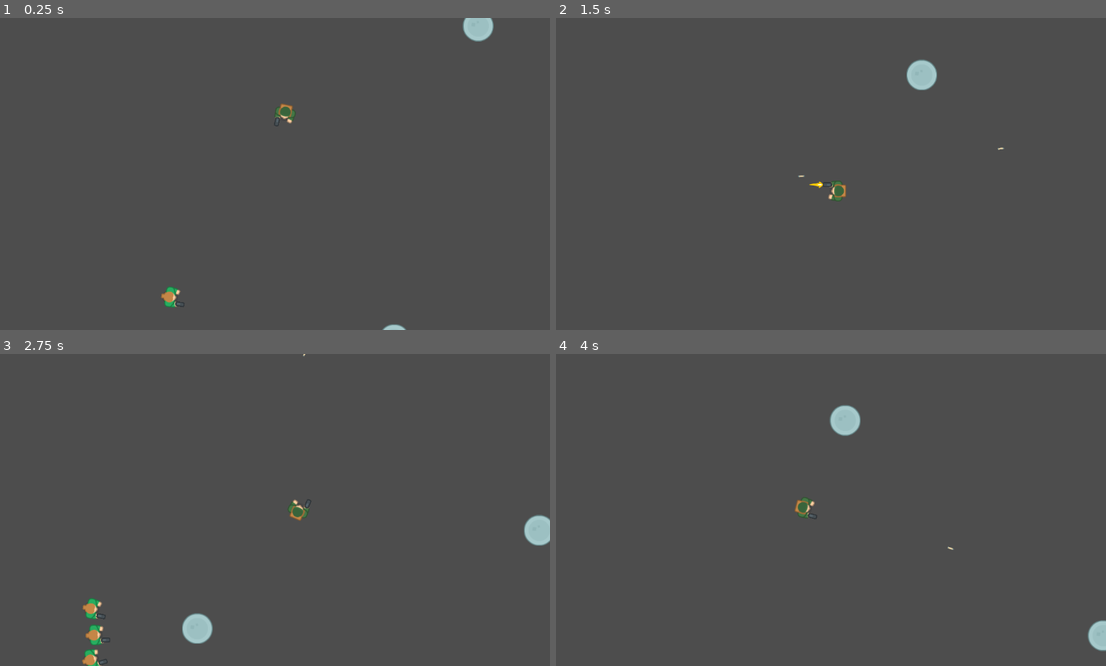
Above: before the commit, frames 1-4 (two rows, left to right).
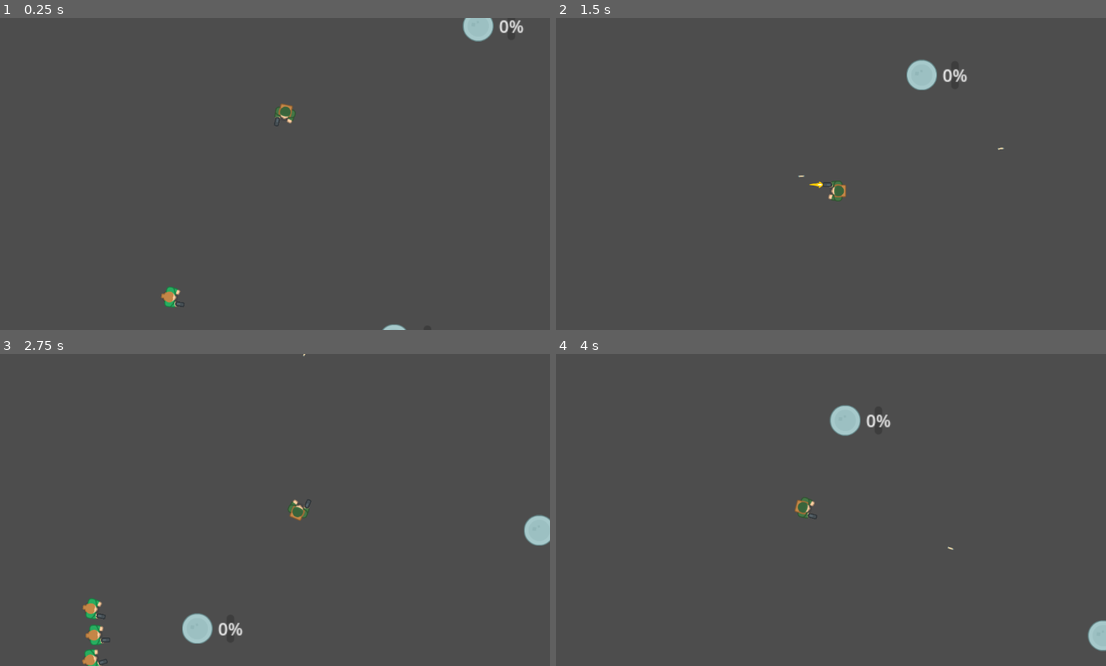
Above: after the commit, the same moments.

Repository: ZeromaXHe/MyGitRepository
Game: Godot game, scene res://scenes/main.tscn
The game is run twice, just before and just after one commit, with the same random seed, the same clock (stepped at 60 frames per second) and the same inputs.
Inputs (mouse positions are in pixels of both pictures, inside the frame that each line leads up to):
- Up to frame 1 (0.25 s): no input
- Up to frame 2 (1.5 s): move the mouse to (952, 158) at 0.52 s; hold D (right) 0.53-1.28 s; click (952, 158) at 0.6 s; move the mouse to (715, 189) at 1.27 s; hold S (down) from 1.28 s (still down); click (715, 189) at 1.35 s
- Up to frame 3 (2.75 s): move the mouse to (330, 441) at 2.02 s; release S (down) at 2.03 s; hold D (right) from 2.03 s (still down); click (330, 441) at 2.1 s
- Up to frame 4 (4 s): move the mouse to (798, 572) at 2.77 s; release D (right) at 2.78 s; hold W (up) 2.78-3.53 s; click (798, 572) at 2.85 s; move the mouse to (996, 556) at 3.52 s; hold A (left) from 3.53 s (still down); click (996, 556) at 3.6 s

The runs differ from the first frame. In frame 1, 0.1% of the frame differs, in the area x 90-96%, y 0-5%; in frame 2, 0.1%, in the area x 70-75%, y 16-21%; in frame 3, 0.1%; in frame 4, 0.1%.

Commit message:
refactor(GodotDemo): GodotProjects 俯视角射击游戏 - Team 相关重构; 占领基地算法修改，显示占领进度

Diff:
--- a/GodotDemo/GodotProjects/scenes/ally.tscn
+++ b/GodotDemo/GodotProjects/scenes/ally.tscn
@@ -28,4 +28,4 @@
 [node name="AI" parent="." instance=ExtResource("5_lgu5r")]
 
 [node name="Team" parent="." instance=ExtResource("6_r3vll")]
-team = 1
+side = 1
--- a/GodotDemo/GodotProjects/scenes/capturable_base.tscn
+++ b/GodotDemo/GodotProjects/scenes/capturable_base.tscn
@@ -19,10 +19,14 @@
 
 [node name="Team" parent="." instance=ExtResource("3_lll4i")]
 
-[node name="CaptureTimer" type="Timer" parent="."]
-wait_time = 5.0
-one_shot = true
+[node name="ProgressBar" type="ProgressBar" parent="."]
+offset_left = 61.0
+offset_top = -29.0
+offset_right = 68.0
+offset_bottom = -2.0
+scale = Vector2(2.22321, 2.15586)
+value = 50.0
+fill_mode = 2
 
 [connection signal="body_entered" from="." to="." method="_on_body_entered"]
 [connection signal="body_exited" from="." to="." method="_on_body_exited"]
-[connection signal="timeout" from="CaptureTimer" to="." method="_on_capture_timer_timeout"]
--- a/GodotDemo/GodotProjects/scenes/enemy.tscn
+++ b/GodotDemo/GodotProjects/scenes/enemy.tscn
@@ -28,4 +28,4 @@
 [node name="AI" parent="." instance=ExtResource("5_sajmh")]
 
 [node name="Team" parent="." instance=ExtResource("6_qytbh")]
-team = 2
+side = 2
--- a/GodotDemo/GodotProjects/scenes/main.tscn
+++ b/GodotDemo/GodotProjects/scenes/main.tscn
@@ -580,12 +580,12 @@
 script = ExtResource("3_fdg2q")
 
 [node name="AllyMapAI" parent="." instance=ExtResource("6_sp66p")]
-team_name = 1
+team_side = 1
 unit_scene = ExtResource("5_gi44o")
 
 [node name="EnemyMapAI" parent="." instance=ExtResource("6_sp66p")]
 base_capture_start_order = 1
-team_name = 2
+team_side = 2
 unit_scene = ExtResource("4_eaets")
 
 [node name="AllyRespawnPoints" type="Node2D" parent="."]
--- a/GodotDemo/GodotProjects/scenes/map_ai.tscn
+++ b/GodotDemo/GodotProjects/scenes/map_ai.tscn
@@ -7,7 +7,6 @@
 script = ExtResource("1_f7qel")
 
 [node name="Team" parent="." instance=ExtResource("2_6n0g7")]
-team = 1
 
 [node name="UnitContainer" type="Node2D" parent="."]
 
--- a/GodotDemo/GodotProjects/scenes/player.tscn
+++ b/GodotDemo/GodotProjects/scenes/player.tscn
@@ -12,6 +12,7 @@
 
 [node name="Player" type="CharacterBody2D" groups=["player"]]
 script = ExtResource("1_mu2a5")
+speed = null
 
 [node name="BodyImg" type="Sprite2D" parent="."]
 texture = ExtResource("2_tgrye")
@@ -25,6 +26,6 @@
 position = Vector2(15, 13)
 
 [node name="Team" parent="." instance=ExtResource("5_ywvu5")]
-team = 1
+side = 1
 
 [node name="CameraTransform" type="RemoteTransform2D" parent="."]
--- a/GodotDemo/GodotProjects/scripts/actor.gd
+++ b/GodotDemo/GodotProjects/scripts/actor.gd
@@ -14,8 +14,8 @@
 
 
 func _ready():
-	ai.initialize(self, weapon, team.team)
-	weapon.initialize(team.team)
+	ai.initialize(self, weapon, team.side)
+	weapon.initialize(team.side)
 
 
 func rotate_toward(location: Vector2) -> float:
@@ -37,8 +37,8 @@
 	return global_position.distance_to(location) < 5
 
 
-func get_team() -> Team.TeamName:
-	return team.team
+func get_team() -> Team.Side:
+	return team.side
 
 
 func handle_hit(bullet: Bullet):
--- a/GodotDemo/GodotProjects/scripts/ai.gd
+++ b/GodotDemo/GodotProjects/scripts/ai.gd
@@ -18,7 +18,7 @@
 var actor: Actor = null
 var target: CharacterBody2D = null
 var weapon: Weapon = null
-var team: Team.TeamName = -1
+var team_side: Team.Side = -1
 
 # 巡逻状态使用
 var origin: Vector2 = Vector2.ZERO
@@ -67,10 +67,10 @@
 			print("Error: a unexpected state")
 
 
-func initialize(actor: CharacterBody2D, weapon: Weapon, team: Team.TeamName):
+func initialize(actor: CharacterBody2D, weapon: Weapon, team_side: Team.Side):
 	self.actor = actor
 	self.weapon = weapon
-	self.team = team
+	self.team_side = team_side
 
 	weapon.weapon_out_of_ammo.connect(handle_reload)
 
@@ -97,7 +97,7 @@
 
 func _on_detection_zone_body_entered(body: Node):
 	print("detected body entered!")
-	if body.has_method("get_team") and body.get_team() != team:
+	if body.has_method("get_team") and body.get_team() != team_side:
 		set_state(State.ENGAGE)
 		target = body
 
--- a/GodotDemo/GodotProjects/scripts/bullet.gd
+++ b/GodotDemo/GodotProjects/scripts/bullet.gd
@@ -6,7 +6,7 @@
 @export var damage: int = 10
 
 var direction := Vector2.ZERO
-var team: Team.TeamName = -1
+var team_side: Team.Side = -1
 
 func _physics_process(delta):
 	if direction != Vector2.ZERO:
@@ -25,6 +25,6 @@
 
 func _on_body_entered(body: Node):
 	if body.has_method("handle_hit"):
-		if body.has_method("get_team") and body.get_team() != team:
+		if body.has_method("get_team") and body.get_team() != team_side:
 			body.handle_hit(self)
 		queue_free()
--- a/GodotDemo/GodotProjects/scripts/bullet_manager.gd
+++ b/GodotDemo/GodotProjects/scripts/bullet_manager.gd
@@ -2,8 +2,8 @@
 extends Node2D
 
 
-func handle_bullet_spawned(bullet: Bullet, team: Team.TeamName, posi, direction):
+func handle_bullet_spawned(bullet: Bullet, team_side: Team.Side, posi, direction):
 	bullet.global_position = posi
 	bullet.set_direction(direction)
-	bullet.team = team
+	bullet.team_side = team_side
 	add_child(bullet)
--- a/GodotDemo/GodotProjects/scripts/capturable_base.gd
+++ b/GodotDemo/GodotProjects/scripts/capturable_base.gd
@@ -1,74 +1,86 @@
 extends Area2D
 class_name CapturableBase
 
-signal base_captured(new_team: Team.TeamName)
+signal base_captured(new_team: Team.Side)
 
 @export var neutral_color: Color = Color(1, 1, 1)
 @export var player_color: Color = Color(0, 1, 0)
 @export var enemy_color: Color = Color(0, 0.5, 1)
 
-@onready var team = $Team
-@onready var capture_timer = $CaptureTimer
-@onready var sprite_2d = $Sprite2D
+@onready var team: Team = $Team
+@onready var sprite_2d: Sprite2D = $Sprite2D
+@onready var progress_bar: ProgressBar = $ProgressBar
 
 var player_unit_count: int = 0
 var enemy_unit_count: int = 0
-var team_to_capture: Team.TeamName = Team.TeamName.NEUTRAL
+var team_to_capture: Team.Side = Team.Side.NEUTRAL
+# 对应多少秒后占领目的地
+var max_occupy_progress: float = 8.0
+var occupy_progress: float = 0.0
+
+func _ready() -> void:
+	progress_bar.max_value = max_occupy_progress
+	progress_bar.set_value_no_signal(occupy_progress)
+
+
+func _process(delta: float) -> void:
+	var majority_team: Team.Side = get_team_with_majority()
+	if majority_team == Team.Side.NEUTRAL:
+		return
+	var diff_abs = abs(player_unit_count - enemy_unit_count)
+	if majority_team == team_to_capture:
+		# 将要占领方占优，增加占领进度
+		occupy_progress = min(occupy_progress + delta * diff_abs, max_occupy_progress);
+		if (occupy_progress == max_occupy_progress):
+			set_team(majority_team)
+	else:
+		# 抵抗占领方占优，扣减占领进度
+		occupy_progress -= delta;
+		if (occupy_progress < 0):
+			team_to_capture = majority_team
+			occupy_progress = -occupy_progress
+			progress_bar.modulate = get_color(majority_team)
+	progress_bar.set_value_no_signal(occupy_progress)
+
 
 func _on_body_entered(body: Node2D) -> void:
 	if body.has_method("get_team"):
 		var body_team = body.get_team()
-		if body_team == Team.TeamName.ENEMY:
+		if body_team == Team.Side.ENEMY:
 			enemy_unit_count += 1
-		elif body_team == Team.TeamName.PLAYER:
+		elif body_team == Team.Side.PLAYER:
 			player_unit_count += 1
-		check_whether_base_can_be_captured()
 
 
 func _on_body_exited(body: Node2D) -> void:
 	if body.has_method("get_team"):
 		var body_team = body.get_team()
-		if body_team == Team.TeamName.ENEMY:
+		if body_team == Team.Side.ENEMY:
 			enemy_unit_count -= 1
-		elif body_team == Team.TeamName.PLAYER:
+		elif body_team == Team.Side.PLAYER:
 			player_unit_count -= 1
-		check_whether_base_can_be_captured()
 
 
-func check_whether_base_can_be_captured():
-	var majority_team = get_team_with_majority()
-	if majority_team == Team.TeamName.NEUTRAL:
-		return
-	if majority_team == team.team:
-		print("reinforcement, stop capture timer")
-		team_to_capture = Team.TeamName.NEUTRAL
-		capture_timer.stop()
+func get_team_with_majority() -> Team.Side:
+	if enemy_unit_count == player_unit_count:
+		return Team.Side.NEUTRAL
+	elif enemy_unit_count > player_unit_count:
+		return Team.Side.ENEMY
 	else:
-		print("base under attack, start capture timer")
-		team_to_capture = majority_team
-		capture_timer.start()
+		return Team.Side.PLAYER
 
 
-func get_team_with_majority() -> Team.TeamName:
-	if enemy_unit_count == player_unit_count:
-		return Team.TeamName.NEUTRAL
-	elif enemy_unit_count > player_unit_count:
-		return Team.TeamName.ENEMY
-	else:
-		return Team.TeamName.PLAYER
+func set_team(new_team: Team.Side):
+	team.side = new_team
+	base_captured.emit(new_team)
+	sprite_2d.modulate = get_color(new_team)
 
 
-func set_team(new_team: Team.TeamName):
-	team.team = new_team
-	base_captured.emit(new_team)
-	match new_team:
-		Team.TeamName.NEUTRAL:
-			sprite_2d.modulate = neutral_color
-		Team.TeamName.ENEMY:
-			sprite_2d.modulate = enemy_color
-		Team.TeamName.PLAYER:
-			sprite_2d.modulate = player_color
-
-
-func _on_capture_timer_timeout() -> void:
-	set_team(team_to_capture)
+func get_color(team_side: Team.Side) -> Color:
+	match team_side:
+		Team.Side.ENEMY:
+			return enemy_color
+		Team.Side.PLAYER:
+			return player_color
+		_:
+			return neutral_color
--- a/GodotDemo/GodotProjects/scripts/global_signals.gd
+++ b/GodotDemo/GodotProjects/scripts/global_signals.gd
@@ -1,3 +1,3 @@
 extends Node
 
-signal bullet_fired(bullet: Bullet, team: Team.TeamName, posi, direction)
+signal bullet_fired(bullet: Bullet, team_side: Team.Side, posi, direction)
--- a/GodotDemo/GodotProjects/scripts/map_ai.gd
+++ b/GodotDemo/GodotProjects/scripts/map_ai.gd
@@ -7,7 +7,7 @@
 }
 
 @export var base_capture_start_order: BaseCaptureStartOrder
-@export var team_name: Team.TeamName
+@export var team_side: Team.Side
 @export var unit_scene: PackedScene = null
 @export var max_units_alive: int = 4
 
@@ -25,7 +25,7 @@
 	if capturable_bases.size() == 0 or respawn_points.size() == 0 or unit_scene == null:
 		push_error("forgot to properly initialize map AI")
 		return
-	team.team = team_name
+	team.side = team_side
 
 	self.respawn_points = respawn_points
 	for respawn in respawn_points:
@@ -38,7 +38,7 @@
 	check_for_capturable_bases()
 
 
-func handle_base_captured(_new_team: Team.TeamName):
+func handle_base_captured(_new_team: Team.Side):
 	check_for_capturable_bases()
 
 
@@ -54,8 +54,8 @@
 		list_of_bases = range(capturable_bases.size() - 1, -1, -1)
 	for i in list_of_bases:
 		var base: CapturableBase = capturable_bases[i]
-		if team.team != base.team.team:
-			print("Assigning team %d to capture base %d" % [team.team, i])
+		if team.side != base.team.side:
+			print("Assigning team %d to capture base %d" % [team.side, i])
 			return base
 	return null
 
--- a/GodotDemo/GodotProjects/scripts/player.gd
+++ b/GodotDemo/GodotProjects/scripts/player.gd
@@ -14,7 +14,7 @@
 
 
 func _ready():
-	weapon.initialize(team.team)
+	weapon.initialize(team.side)
 
 
 func _physics_process(delta):
@@ -45,8 +45,8 @@
 	weapon.start_reload()
 
 
-func get_team() -> Team.TeamName:
-	return team.team
+func get_team() -> Team.Side:
+	return team.side
 
 
 func handle_hit(bullet: Bullet):
--- a/GodotDemo/GodotProjects/scripts/team.gd
+++ b/GodotDemo/GodotProjects/scripts/team.gd
@@ -1,10 +1,20 @@
 extends Node2D
 class_name Team
 
-enum TeamName {
+enum Side {
 	NEUTRAL,
 	PLAYER,
 	ENEMY,
 }
 
-@export var team: TeamName = TeamName.NEUTRAL
+@export var side: Team.Side = Side.NEUTRAL
+
+
+func get_rival(side: Team.Side) -> Team.Side:
+	match (side):
+		Side.PLAYER:
+			return Side.ENEMY
+		Side.ENEMY:
+			return Side.PLAYER
+		_:
+			return Side.NEUTRAL
--- a/GodotDemo/GodotProjects/scripts/weapon.gd
+++ b/GodotDemo/GodotProjects/scripts/weapon.gd
@@ -11,7 +11,7 @@
 @onready var animation_player: AnimationPlayer = $AnimationPlayer
 @onready var muzzle_flash: Sprite2D = $MuzzleFlash
 
-var team: Team.TeamName = -1
+var team_side: Team.Side = -1
 var max_ammo: int = 10
 var current_ammo: int = max_ammo
 
@@ -20,8 +20,8 @@
 	muzzle_flash.hide()
 
 
-func initialize(team: Team.TeamName):
-	self.team = team
+func initialize(team_side: Team.Side):
+	self.team_side = team_side
 
 
 func start_reload():
@@ -43,7 +43,7 @@
 	# direction_to 不需要重复 normalized()
 	var direction: Vector2 = barrel.global_position \
 			.direction_to(muzzle.global_position)
-	GlobalSignals.bullet_fired.emit(bullet, team, muzzle.global_position, direction)
+	GlobalSignals.bullet_fired.emit(bullet, team_side, muzzle.global_position, direction)
 
 	# 开启攻击冷却计时器
 	attack_cooldown.start()
